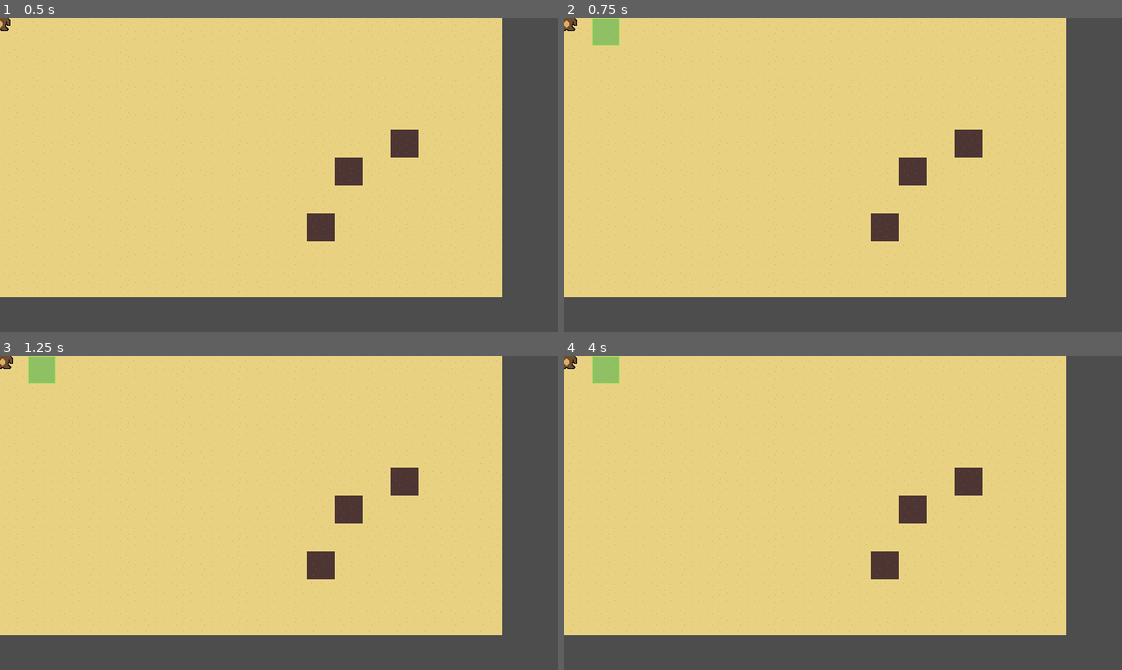
Above: before the commit, frames 1-4 (two rows, left to right).
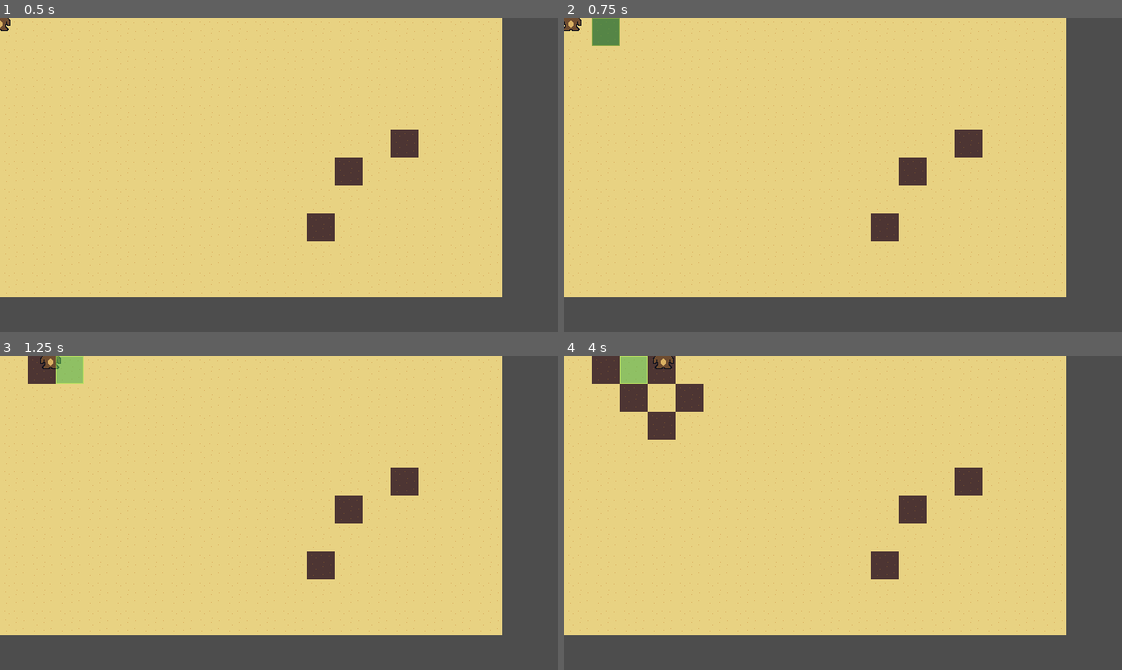
Above: after the commit, the same moments.

Repository: GregCK/beargarden
Game: Godot game, scene res://Scenes/garden_0.tscn
Same seed, same stepped clock (60 frames per second), same inputs: the game is played once before the commit and once after it.
Inputs:
- Up to frame 1 (0.5 s): no input
- Up to frame 2 (0.75 s): tap Enter at 0.5 s; hold D (move_right) from 0.53 s (still down); tap Space (water) at 0.6 s
- Up to frame 3 (1.25 s): keep holding D (move_right)
- Up to frame 4 (4 s): release D (move_right) at 1.28 s; hold S (move_down) 1.28-2.03 s; tap Space (water) every 0.75 s from 1.35 to 3.6 s; hold D (move_right) 2.03-2.78 s; hold W (move_up) 2.78-3.53 s; hold A (move_left) from 3.53 s (still down)

Frame 1 is identical in both runs. In frame 2, 0.5% of the frame differs, in the area x 0-10%, y 0-9%; in frame 3, 1.0%; in frame 4, 2.8%, in the area x 0-25%, y 0-27%.

Commit message:
water tile

Diff:
--- a/Scenes/garden_0.tscn
+++ b/Scenes/garden_0.tscn
@@ -2,7 +2,7 @@
 
 [ext_resource type="Script" path="res://Scripts/map.gd" id="1_f3ffi"]
 [ext_resource type="PackedScene" uid="uid://dx6dg150rm5hg" path="res://Scenes/player.tscn" id="2_ei0gq"]
-[ext_resource type="PackedScene" uid="uid://bnyh07qddka1b" path="res://Scenes/grid_helper.tscn" id="2_o6a05"]
+[ext_resource type="PackedScene" uid="uid://bnyh07qddka1b" path="res://Scenes/grid_helper_front.tscn" id="2_o6a05"]
 [ext_resource type="TileSet" uid="uid://m4xvbm6t5g6x" path="res://Resources/TileSets/ground_set_32x32_0.tres" id="2_tr3ef"]
 
 [node name="Garden0" type="Node2D"]
@@ -16,4 +16,6 @@
 
 [node name="Player" parent="Map" instance=ExtResource("2_ei0gq")]
 
-[node name="GridHelper" parent="Map" instance=ExtResource("2_o6a05")]
+[node name="GridHelpers" type="Node2D" parent="Map"]
+
+[node name="GridHelperFront" parent="Map/GridHelpers" instance=ExtResource("2_o6a05")]
--- a/Scenes/grid_helper.tscn
+++ b/Scenes/grid_helper_front.tscn
@@ -2,7 +2,7 @@
 
 [ext_resource type="Texture2D" uid="uid://casdoa300uunx" path="res://Resources/Assets/Images/gridhelper_32x32.png" id="1_hklt2"]
 
-[node name="GridHelper" type="Node2D"]
+[node name="GridHelperFront" type="Node2D"]
 
 [node name="Sprite2D" type="Sprite2D" parent="."]
 modulate = Color(1, 1, 1, 0.627451)
--- /dev/null
+++ b/Scenes/grid_helper_large.tscn
@@ -0,0 +1,10 @@
+[gd_scene load_steps=2 format=3 uid="uid://b0tnw7siuc121"]
+
+[ext_resource type="Texture2D" uid="uid://bexcav83yeek1" path="res://Resources/Assets/Images/gridhelper_96x96.png" id="1_qsy3f"]
+
+[node name="GridHelperLarge" type="Node2D"]
+
+[node name="Sprite2D" type="Sprite2D" parent="."]
+modulate = Color(1, 1, 1, 0.627451)
+texture = ExtResource("1_qsy3f")
+offset = Vector2(16, 16)
--- a/Scripts/map.gd
+++ b/Scripts/map.gd
@@ -2,7 +2,10 @@
 
 const GRID_SIZE:int = 32
 
-@onready var gridHelper:Node2D = $GridHelper
+const DIRT_DRY:int = 1
+const DIRT_WET:int = 2
+
+@onready var gridHelper:Node2D = $GridHelpers/GridHelperFront
 @onready var groundTileMapLayer:TileMapLayer = $GroundTileMapLayer
 @onready var player:Player = $Player
 
@@ -14,17 +17,27 @@
 	player.connect("enter_water_state", _on_player_enter_water_state)
 
 
-# Called every frame. 'delta' is the elapsed time since the previous frame.
-func _process(delta):
-	pass
+func _physics_process(_delta):
+	if player:
+		tile_pos_in_front_of_player = get_tile_pos_in_front_of_player()
+		gridHelper.global_position = tile_pos_in_front_of_player * GRID_SIZE
 
 
-func _physics_process(_delta):
-	if player:
-		var player_pos = player.global_position
-		var tile_pos_player_is_on = groundTileMapLayer.local_to_map(player_pos)
-		tile_pos_in_front_of_player = tile_pos_player_is_on + player.face_direction
-		gridHelper.global_position = tile_pos_in_front_of_player * GRID_SIZE
+func get_tile_pos_in_front_of_player():
+	var player_pos = player.global_position
+	var tile_pos_player_is_on = groundTileMapLayer.local_to_map(player_pos)
+	tile_pos_in_front_of_player = tile_pos_player_is_on + player.face_direction
+	return tile_pos_in_front_of_player
+
 
 func _on_player_enter_water_state():
 	pass
+
+func _input(event):
+	if event.is_action_released("water"):
+		if player.state == Player.States.WATER:
+			water()
+
+func water():
+	groundTileMapLayer.set_cell(tile_pos_in_front_of_player, DIRT_WET, Vector2i(0,0), 0)
+	player.switch_state(Player.States.MOVE)
--- a/Scripts/player.gd
+++ b/Scripts/player.gd
@@ -59,6 +59,8 @@
 	if Input.is_action_just_pressed("water"):
 		switch_state(States.WATER)
 
+func water_state(delta):
+	pass
 
 func switch_state(new_state:States):
 	match new_state:
@@ -68,6 +70,3 @@
 			emit_signal("enter_water_state")
 
 	state = new_state
-
-func water_state(delta):
-	pass
--- a/project.godot
+++ b/project.godot
@@ -46,6 +46,12 @@
 }
 water={
 "deadzone": 0.5,
-"events": [Object(InputEventKey,"resource_local_to_scene":fa …(140 unchanged characters)… d":false,"keycode":0,"physical_keycode":32,"key_label":0,"unicode":32,"location":0,"echo":false,"script":null)
+"events": [Object(InputEventKey,"resource_local_to_scene":fa …(140 unchanged characters)… d":false,"keycode":0,"physical_keycode":74,"key_label":0,"unicode":106,"location":0,"echo":false,"script":null)
+, Object(InputEventKey,"resource_local_to_scene":false,"resource_name":"","device":-1,"window_id":0,"alt_pressed":false,"shift_pressed":false,"ctrl_pressed":false,"meta_pressed":false,"pressed":false,"keycode":0,"physical_keycode":32,"key_label":0,"unicode":32,"location":0,"echo":false,"script":null)
 ]
 }
+cancel={
+"deadzone": 0.5,
+"events": [Object(InputEventKey,"resource_local_to_scene":false,"resource_name":"","device":-1,"window_id":0,"alt_pressed":false,"shift_pressed":false,"ctrl_pressed":false,"meta_pressed":false,"pressed":false,"keycode":0,"physical_keycode":75,"key_label":0,"unicode":107,"location":0,"echo":false,"script":null)
+]
+}
Binary file added: Resources/Assets/Images/Aseprite/gridhelper_96x96.aseprite
Binary file added: Resources/Assets/Images/gridhelper_96x96.png
Not shown, added: Resources/Assets/Images/gridhelper_96x96.png.import
